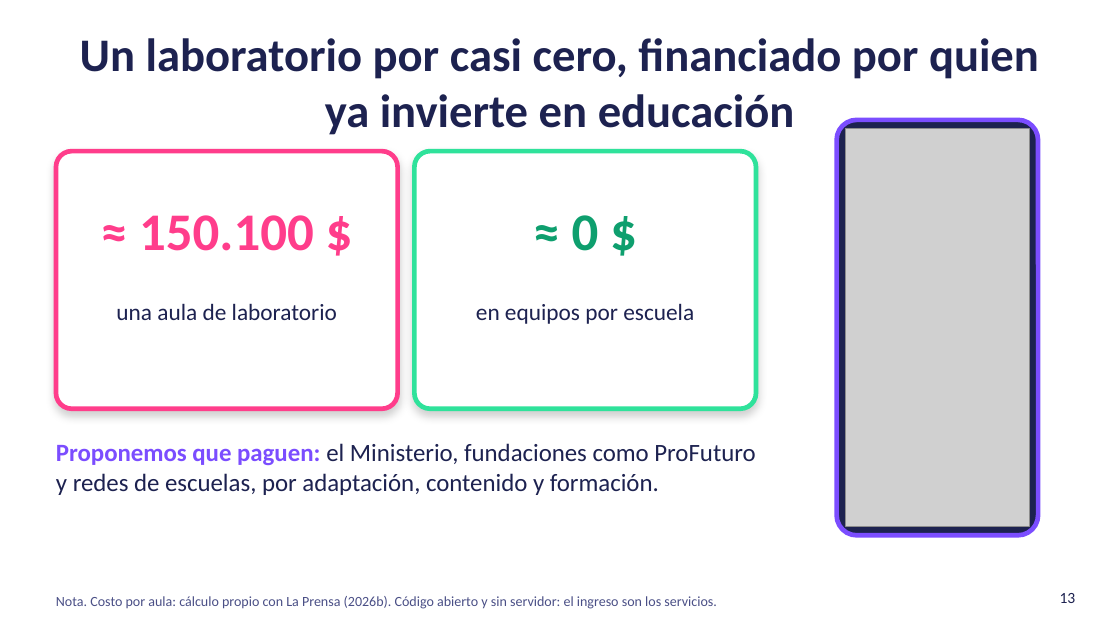
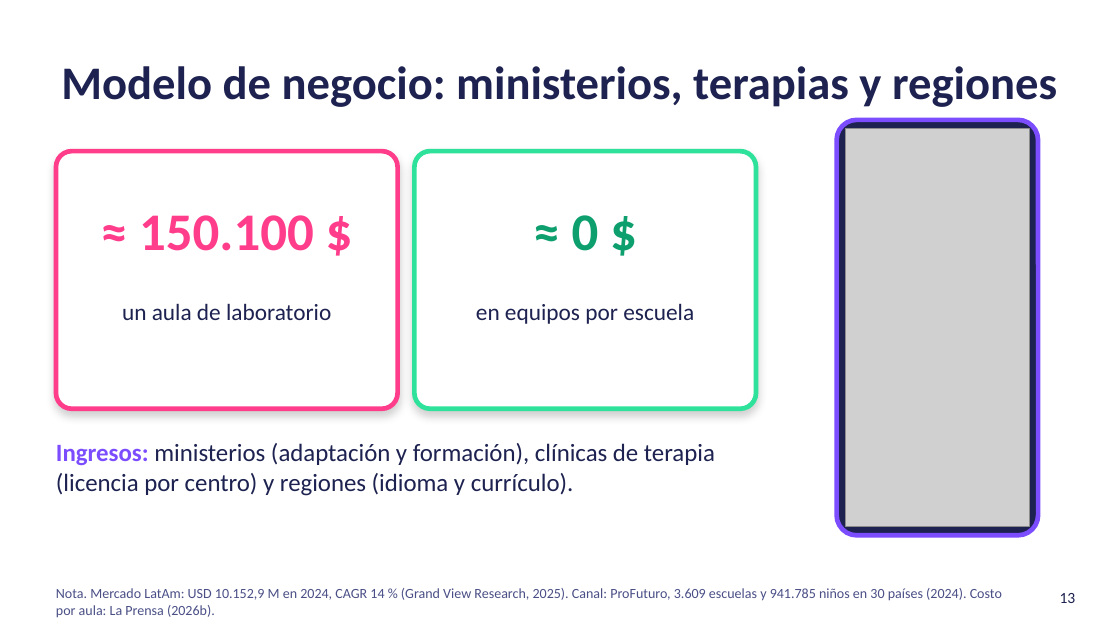
Before and after one commit to danielvaldess/chispa-lab, a slide deck: slide 13 of docs/presentacion/Chispa-Lab-hack4edu-2026.pptx. Drawn at 1120x630 pixels with LibreOffice and Linux fonts; fonts in the diff are those of the drawing; grey boxes stand for pictures; background and template pictures are left out. Boxes give left, top, right and bottom in pixels: in the first picture for what was removed or moved away, otherwise in the second. Text is boxed around its words. In the diff, an @@ line names an element or a change of style, - is before the commit and + after.

Commit message:
docs: estudio de mercado real, diapositiva de mercado y modelo de ingresos

```diff
--- a/docs/presentacion/Chispa-Lab-hack4edu-2026.pptx
+++ b/docs/presentacion/Chispa-Lab-hack4edu-2026.pptx
@@ title at [61,66,1057,107]: text changed @@
-Un laboratorio por casi cero, financiado por quien ya invierte en educación
+Modelo de negocio: ministerios, terapias y regiones
@@ text at [122,303,331,320]: text changed @@
-una aula de laboratorio
+un aula de laboratorio
@@ text at [56,443,715,496]: text changed @@
-Proponemos que paguen: el Ministerio, fundaciones como ProFuturo y redes de escuelas, por adaptación, contenido y formación.
+Ingresos: ministerios (adaptación y formación), clínicas de terapia (licencia por centro) y regiones (idioma y currículo).
@@ text at [56,588,1002,618]: text changed @@
-Nota. Costo por aula: cálculo propio con La Prensa (2026b). Código abierto y sin servidor: el ingreso son los servicios.
+Nota. Mercado LatAm: USD 10.152,9 M en 2024, CAGR 14 % (Grand View Research, 2025). Canal: ProFuturo, 3.609 escuelas y 941.785 niños en 30 países (2024). Costo por aula: La Prensa (2026b).
```
Also in this commit, not shown: 1 other slide changed, 7 other files.
